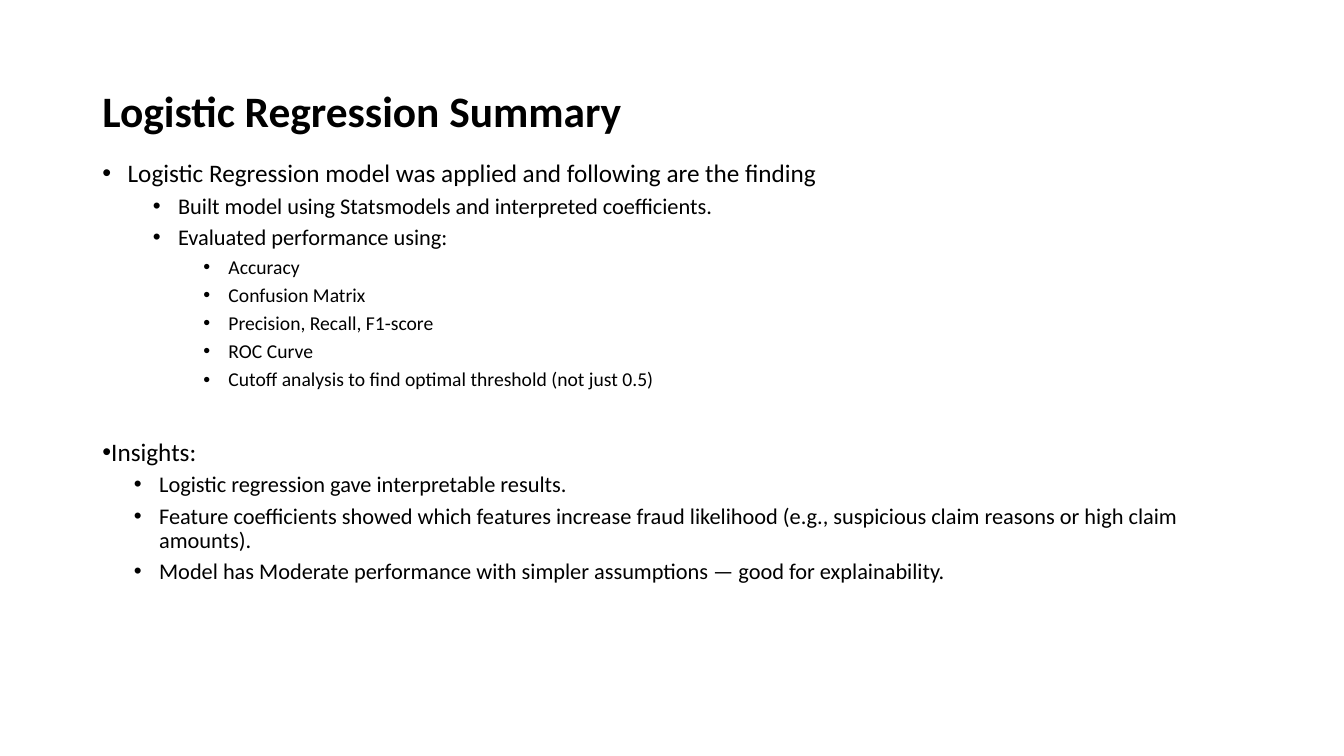
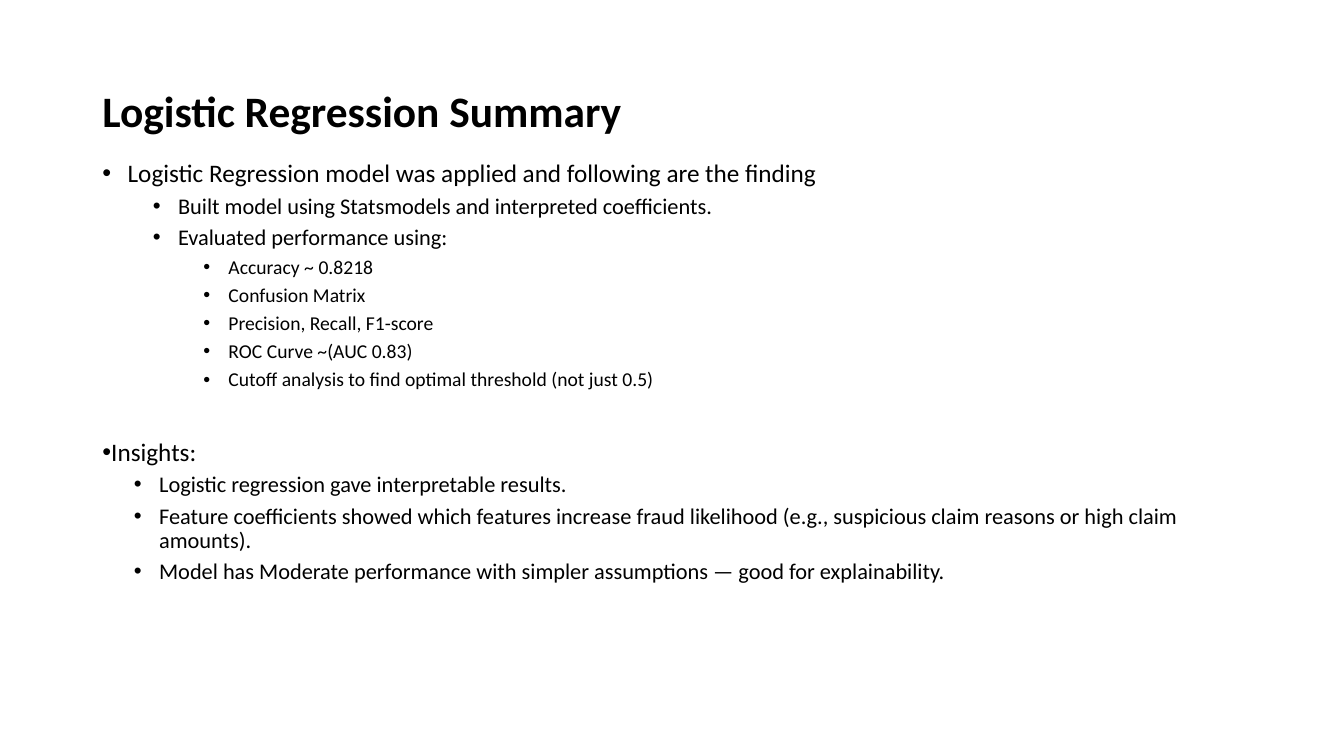
Before and after one commit to gauravmehrotra-hsc/Fraudulent_Claim_Detection, a slide deck: slide 2 of PPT.pptx. Drawn at 1344x756 pixels with LibreOffice and Linux fonts; fonts in the diff are those of the drawing. Boxes give left, top, right and bottom in pixels: in the first picture for what was removed or moved away, otherwise in the second. Text is boxed around its words. In the diff, an @@ line names an element or a change of style, - is before the commit and + after.

```diff
--- a/PPT.pptx
+++ b/PPT.pptx
@@ text at [228,260,374,277]: text changed @@
-    • Accuracy
+    • Accuracy ~ 0.8218
@@ text at [228,344,413,361]: text changed @@
-    • ROC Curve
+    • ROC Curve ~(AUC 0.83)
```
Also in this commit, not shown: 1 other slide changed.
